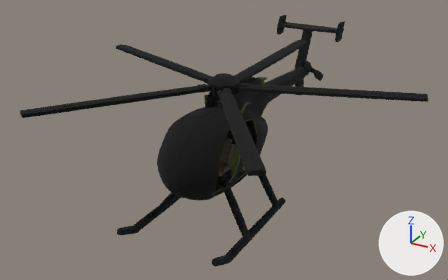
What one commit did to the glTF model resources/3d/jackal_littlebird_mh6.glb.
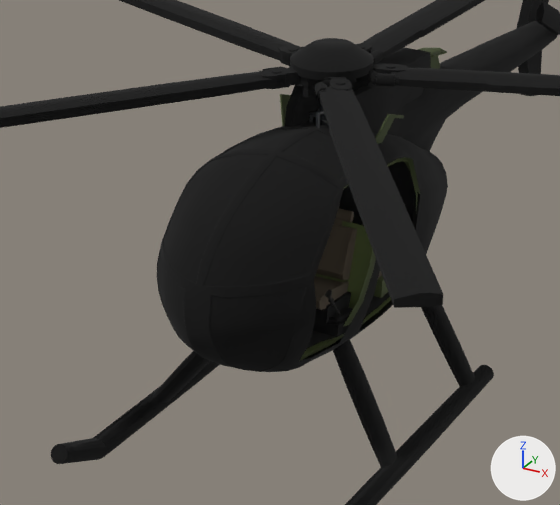
Each version is shown whole from a camera (50 mm lens) standing at (6.47, -11.77, 7.64) and looking at (-0.4, 0.74, 1.39), then close up on the part from 22% to 69% of the width and 21% to 90% of the height. The lights are fixed; the arrows at lower right show +X, +Y and +Z. The first two pictures are the older version. The close-ups show mesh edges as thin lines.

The scene before the commit, as lines of its bpy script (objects in view):
```python
me_littlebird_body = bpy.data.meshes.new('LittleBird_Body')
me_littlebird_body.from_pydata(...)  # 12070 vertices, 22768 faces; spans x -4.2..4.27, y -3.7..5.99, z -0.04..3.48
me_littlebird_body.materials.append(mat_m6_body)  # dark green #586636
me_littlebird_body.materials.append(mat_m6_glass)  # dark blue #1e222e
me_littlebird_body.materials.append(mat_m6_metal)  # dark grey #2c2f32
me_littlebird_body.materials.append(mat_m6_blade)  # dark grey #34373c
me_littlebird_body.materials.append(mat_m6_light)  # grey #787c78
me_littlebird_body.materials.append(mat_m6_black)  # black #181816
me_littlebird_body.materials.append(mat_m6_seat)  # brown #504638
me_littlebird_body.materials.append(mat_m6_bodydark)  # dark green #424d28
me_littlebird_body.materials.append(mat_m6_tip)  # yellow #beaa70
me_littlebird_body.materials.append(mat_m6_warn)  # orange #d65c20
me_littlebird_body.materials.append(mat_m6_contour)  # black #000000
ob_littlebird_body = bpy.data.objects.new('LittleBird_Body', me_littlebird_body)
ob_littlebird_body.location = (0.0, 0.0, 0.0)
```
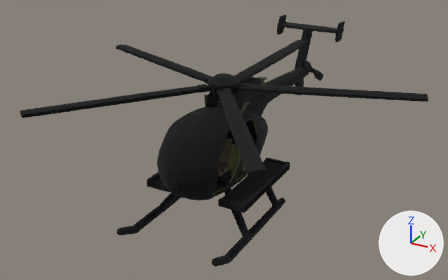
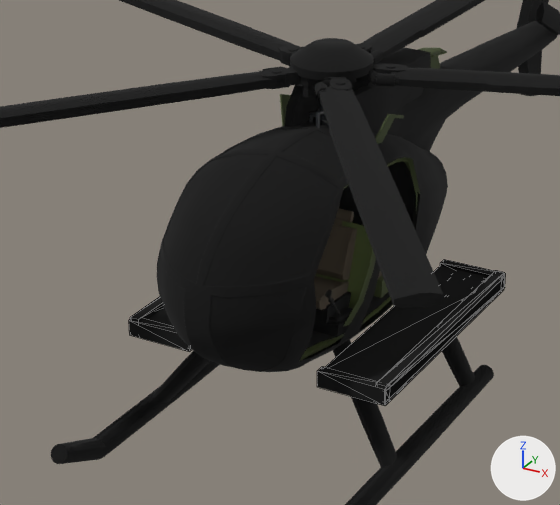
Location of each change, (x1, y1, x2, y2) in pixels of the close-ups (560 x 505 px):
'UpBenches', added: after (129, 259, 506, 405)

What changed in the scene script:
```text
Add mat_m6_bench:
    mat_m6_bench = principled_material('M6_Bench')
    mat_m6_bench.base_color = (0.216, 0.231, 0.216)  # grey #808480
    mat_m6_bench.roughness = 0.7
Add me_upbenches:
    me_upbenches.from_pydata(...)  # 328 vertices, 512 faces; spans x -1.27..1.27, y -1.41..1.07, z 0.6..1.03
    # faces by material slot: [272, 120, 24, 96]
    me_upbenches.materials.append(mat_m6_metal)  # dark grey #2c2f32
    me_upbenches.materials.append(mat_m6_black)  # black #181816
    me_upbenches.materials.append(mat_m6_bench)  # grey #808480
    me_upbenches.materials.append(mat_m6_contour)  # black #000000
Add ob_upbenches:
    ob_upbenches = bpy.data.objects.new('UpBenches', me_upbenches)
    ob_upbenches.location = (0.0, 0.0, 0.0)
```
